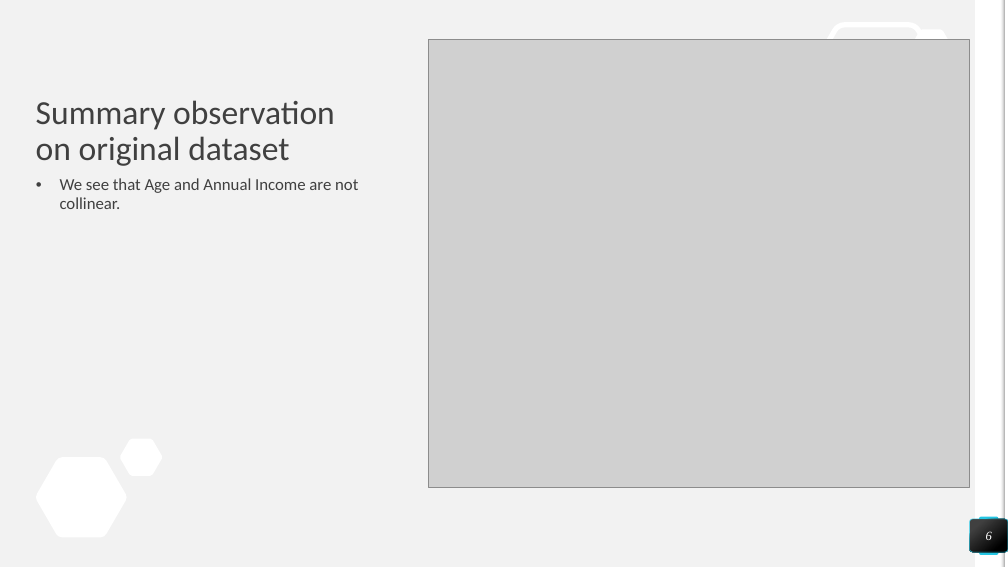
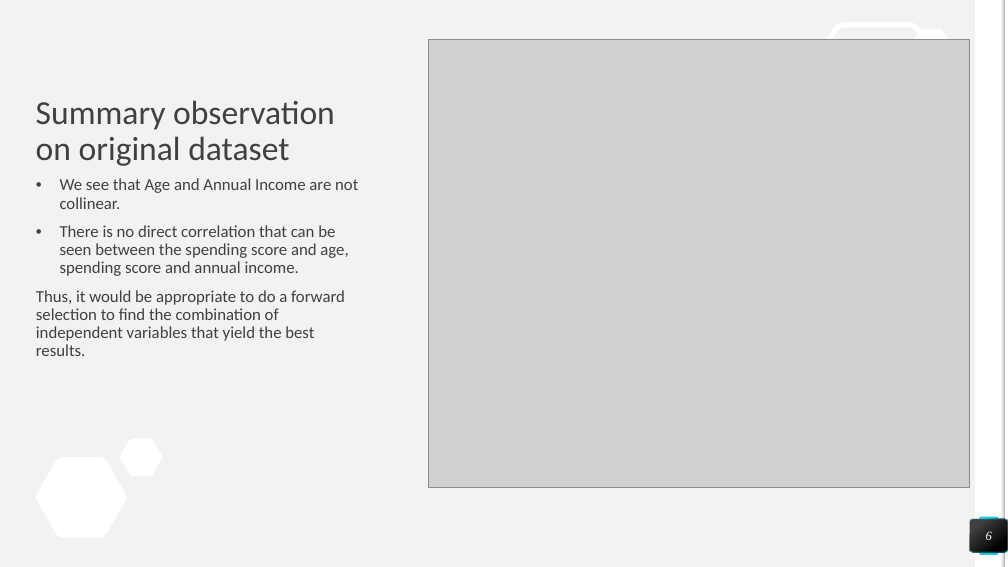
Before and after one commit to nealpatel02/DataScience_Project_3251, a slide deck: slide 6 of Customer Segmentation - Statistics Term Project Presentation - Team 5 - V2.pptx. Drawn at 1008x567 pixels with LibreOffice and Linux fonts; fonts in the diff are those of the drawing; grey boxes stand for pictures. Boxes give left, top, right and bottom in pixels: in the first picture for what was removed or moved away, otherwise in the second. Text is boxed around its words. In the diff, an @@ line names an element or a change of style, - is before the commit and + after.

```diff
--- a/Customer Segmentation - Statistics Term Project Presentation - Team 5 - V2.pptx
+++ b/Customer Segmentation - Statistics Term Project Presentation - Team 5 - V2.pptx
@@ text at (36, 225, 348, 356): paragraphs added @@
+• There is no direct correlation that can be seen between the spending score and age, spending score and annual income.
+Thus, it would be appropriate to do a forward selection to find the combination of independent variables that yield the best results.
```
Also in this commit, not shown: 19 other slides changed, 3 slides added, 1 slide removed.
